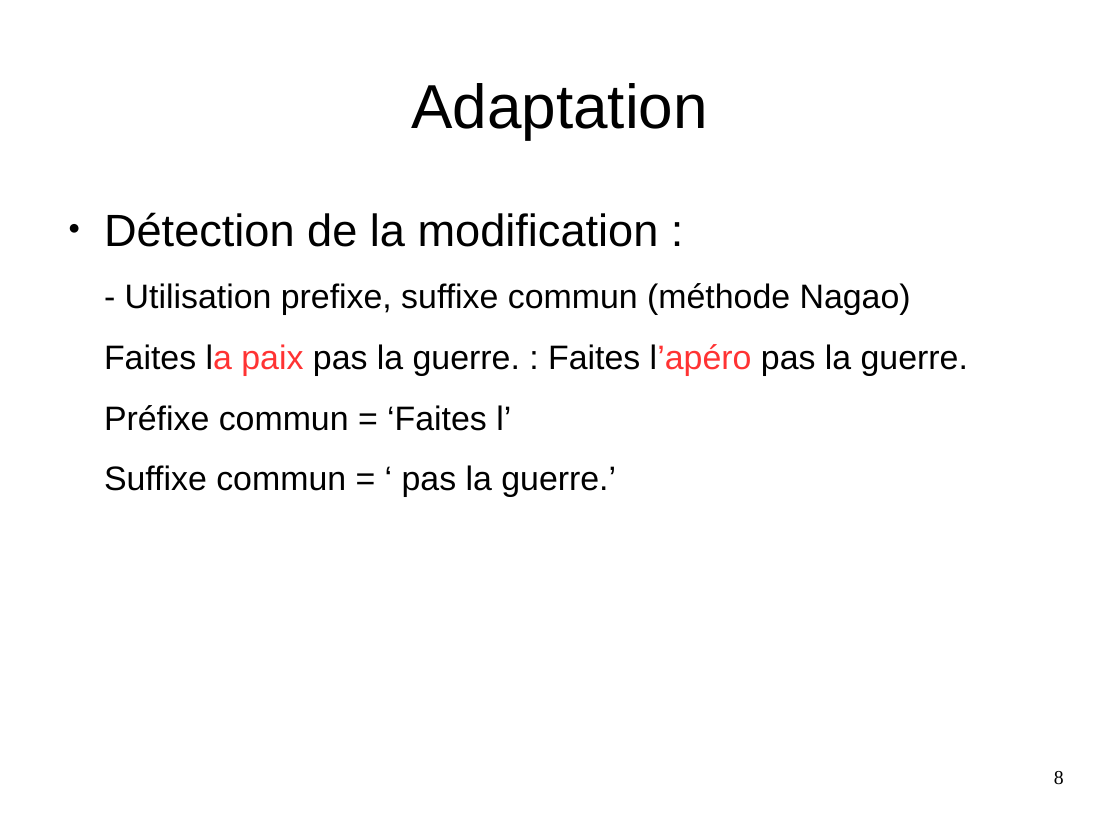
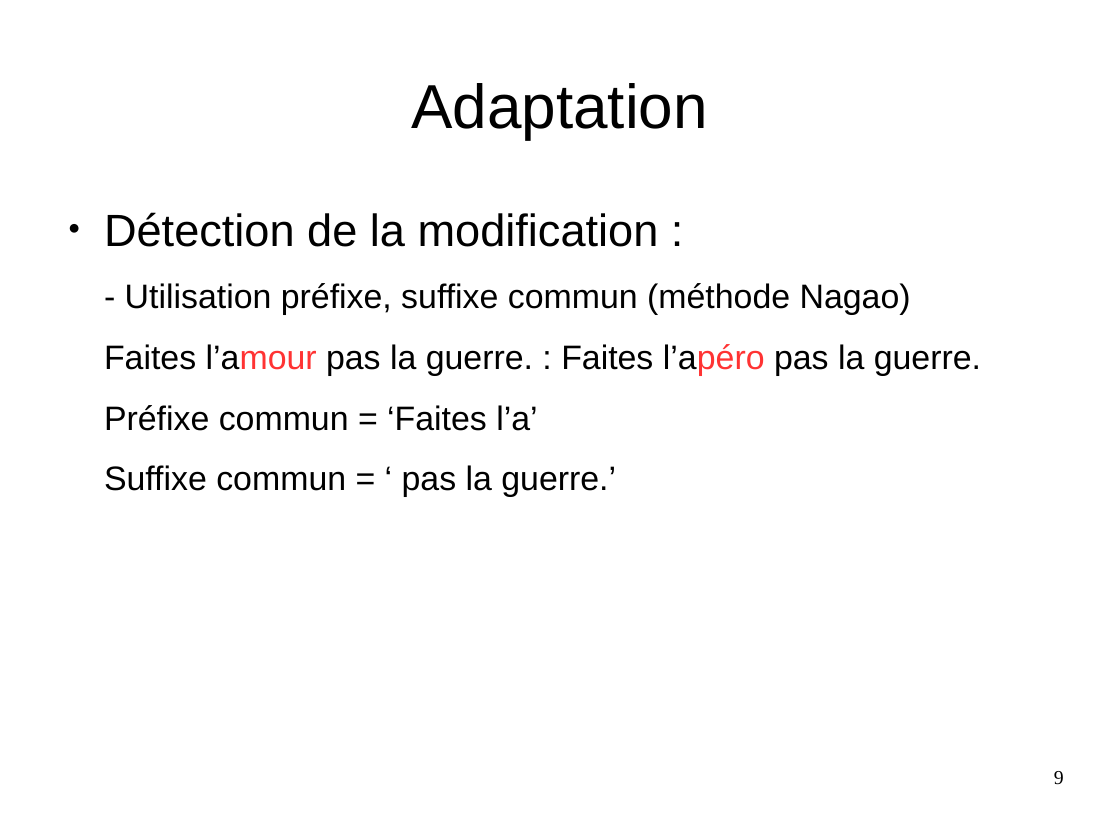
Before and after one commit to Sle3pingForest/StageL3, a slide deck: slide 9 of RapportAndre/Pres.odp (slide 8 before the commit). Drawn at 1120x840 pixels with LibreOffice and Linux fonts; fonts in the diff are those of the drawing. Boxes give left, top, right and bottom in pixels: in the first picture for what was removed or moved away, otherwise in the second. Text is boxed around its words. In the diff, an @@ line names an element or a change of style, - is before the commit and + after.

```diff
--- a/RapportAndre/Pres.odp
+++ b/RapportAndre/Pres.odp
@@ text at <box>104,283,981,431</box>: text changed @@
-- Utilisation prefixe, suffixe commun (méthode Nagao)
-Faites la paix pas la guerre. : Faites l’apéro pas la guerre.
-Préfixe commun = ‘Faites l’
+- Utilisation préfixe, suffixe commun (méthode Nagao)
+Faites l’amour pas la guerre. : Faites l’apéro pas la guerre.
+Préfixe commun = ‘Faites l’a’
@@ page number at <box>1054,771,1064,785</box>: text changed @@
-8
+9
```
Also in this commit, not shown: 5 other slides changed, 1 slide added, 1 slide removed, 1 other file.
